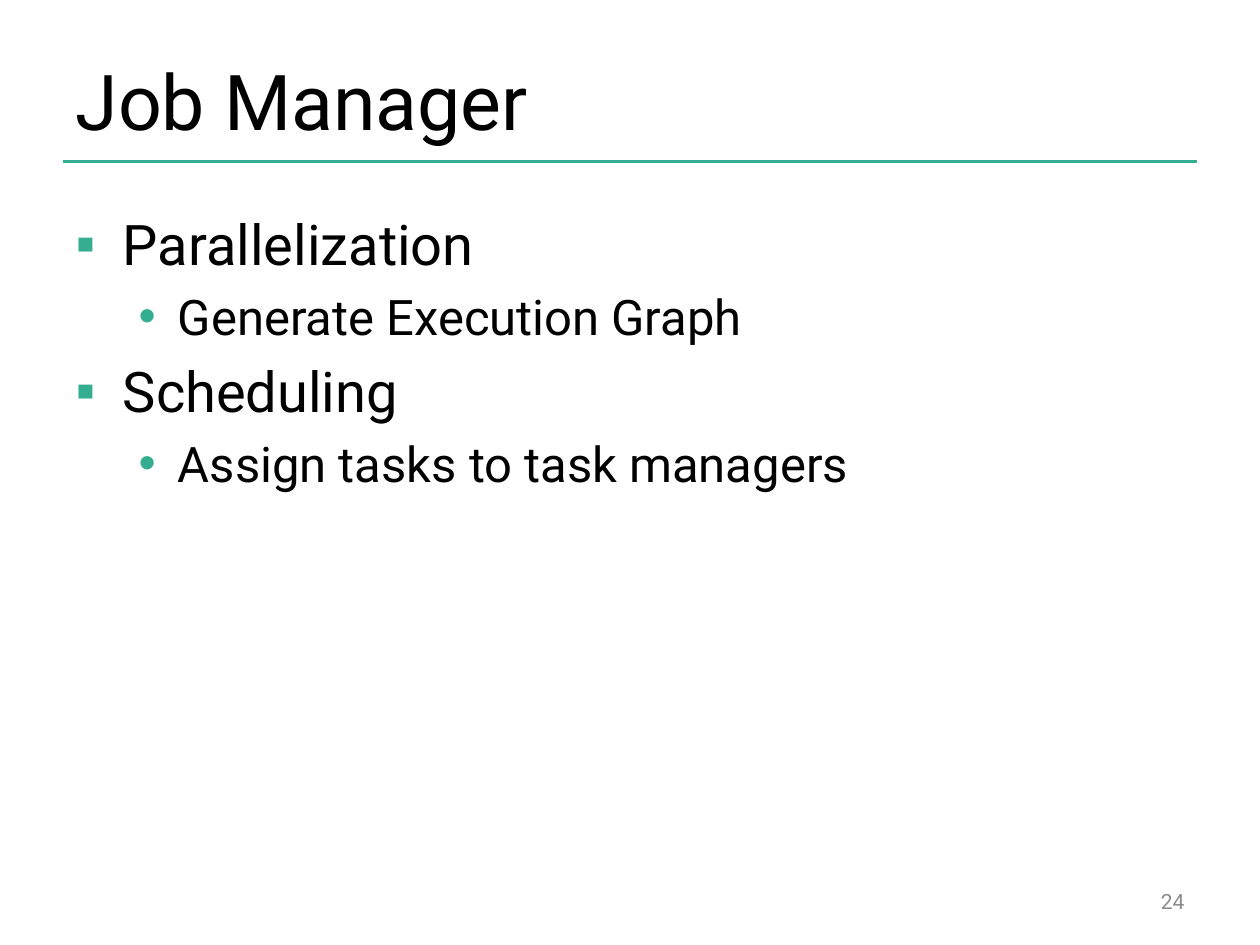
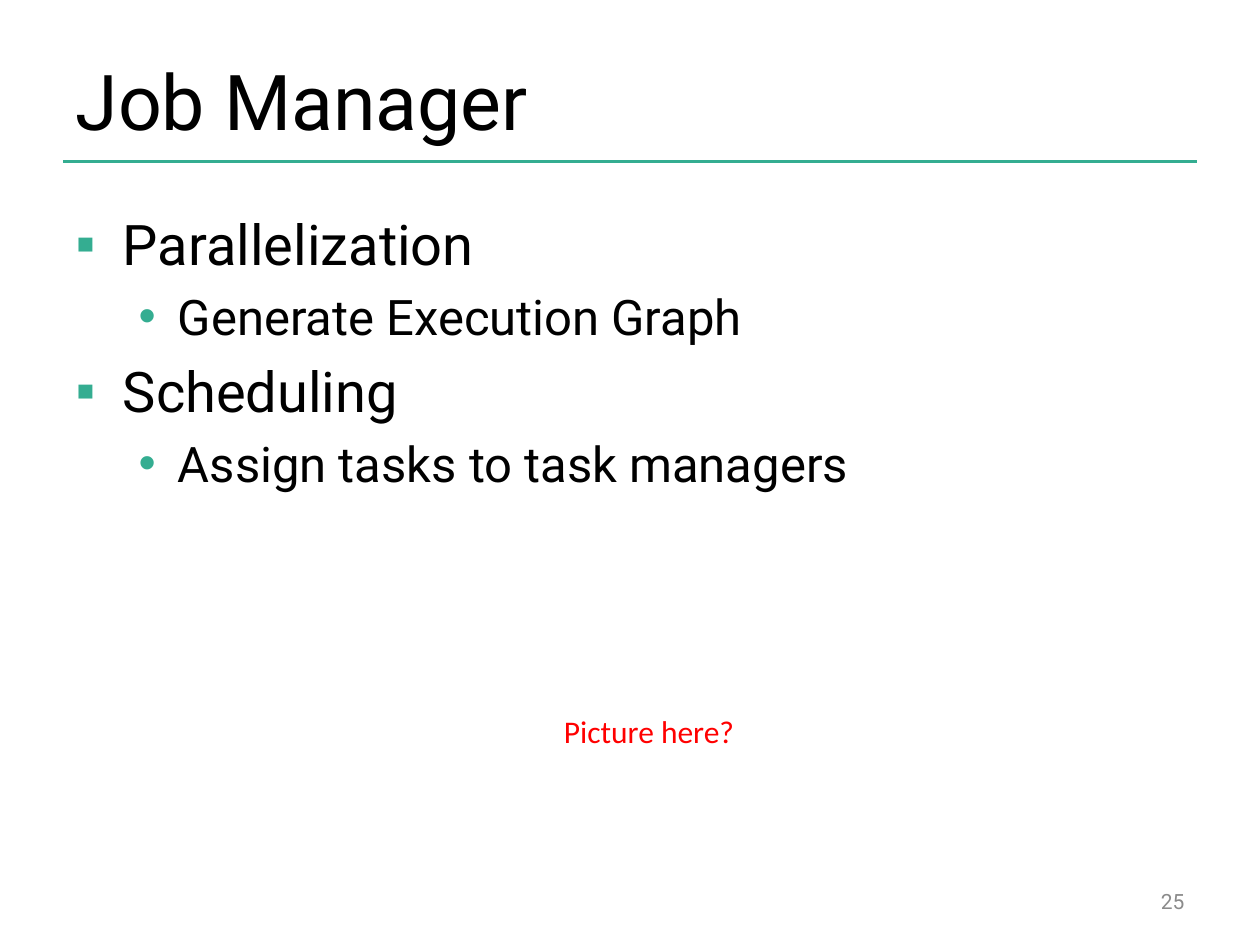
Before and after one commit to dataArtisans/flink-training-web, a slide deck: slide 25 of slides/flink_overview.pptx (slide 24 before the commit). Drawn at 1260x945 pixels with LibreOffice and Linux fonts; fonts in the diff are those of the drawing; background and template pictures are left out. Boxes give left, top, right and bottom in pixels: in the first picture for what was removed or moved away, otherwise in the second. Text is boxed around its words. In the diff, an @@ line names an element or a change of style, - is before the commit and + after.

```diff
--- a/slides/flink_overview.pptx
+++ b/slides/flink_overview.pptx
@@ text added at bbox=[564, 721, 734, 744], 18 pt, text #FF0000 @@
+Picture here?
@@ page number at bbox=[1161, 894, 1185, 909]: text changed @@
-24
+25
```
Also in this commit, not shown: 2 other slides changed, 6 slides added, 8 slides removed.
